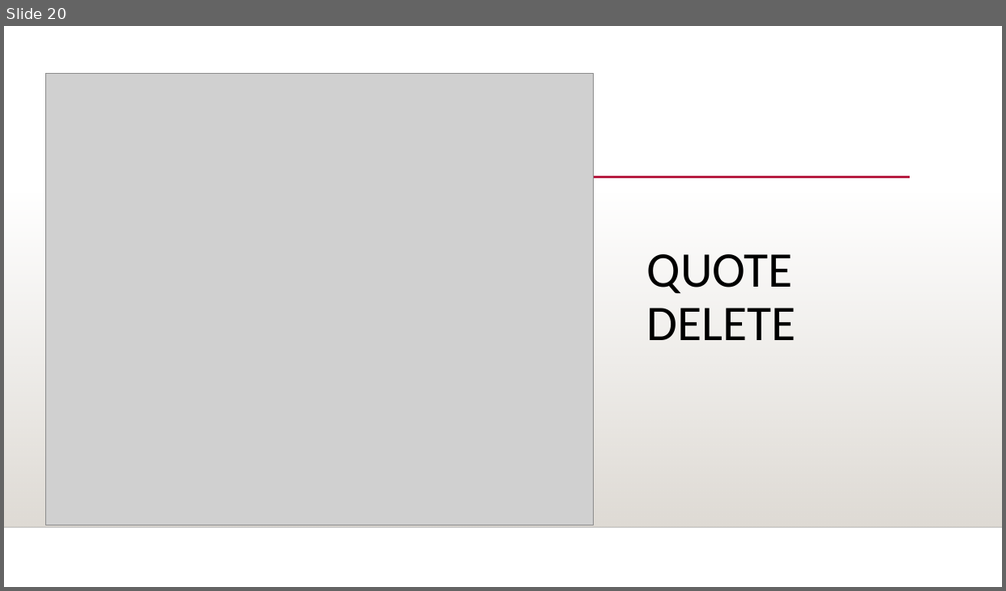
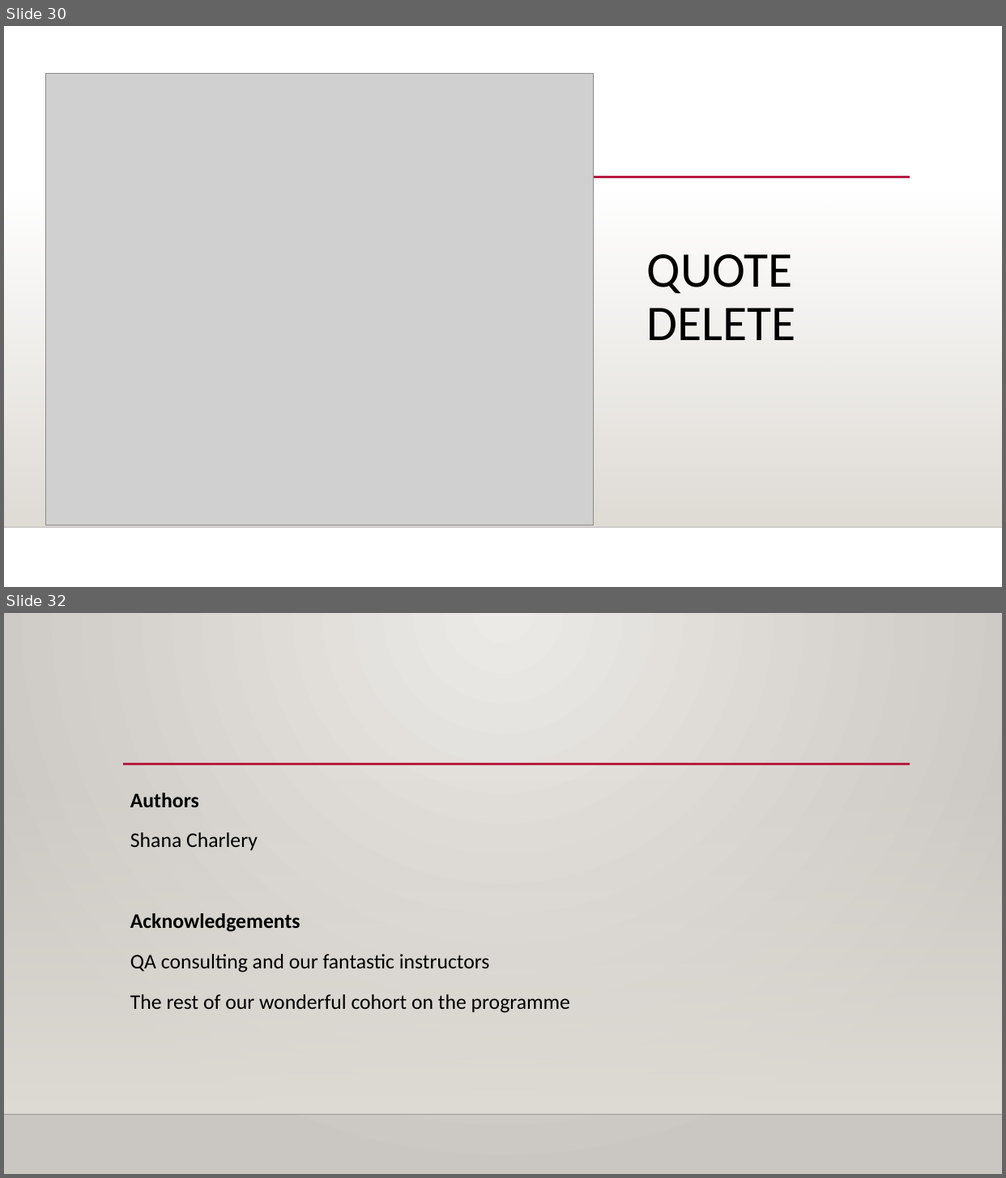
Before and after one commit to Shana12345/ChristianWeb, a slide deck: OOP Based Application.pptx. Shown one above the other, each under a label of ours: slide 20 before the commit, slides 30 and 32 after it; the slides between them are not shown. The pictures are 1006x591 and 1006x1178 pixels, drawn with LibreOffice and Linux fonts; fonts in the diff are those of the drawing; grey boxes stand for pictures; background and template pictures are left out. Boxes give left, top, right and bottom in pixels: in the first picture for what was removed or moved away, otherwise in the second. Text is boxed around its words. In the diff, an @@ line names an element or a change of style, - is before the commit and + after.

```diff
--- a/OOP Based Application.pptx
+++ b/OOP Based Application.pptx
@@ slide 32 added at [4, 613, 1002, 1174], background gradient #ECEAE7 to #CAC7C1; not listed: 3 template elements that a slide beside it also shows @@
@@ text added at [130, 793, 570, 1013], 20 pt, text #000000 @@
+Authors
+Shana Charlery
+Acknowledgements
+QA consulting and our fantastic instructors
+The rest of our wonderful cohort on the programme
@@ what was slide 20 is now slide 30 @@
```
Also in this commit, not shown: 3 slides changed, 12 other slides added.
